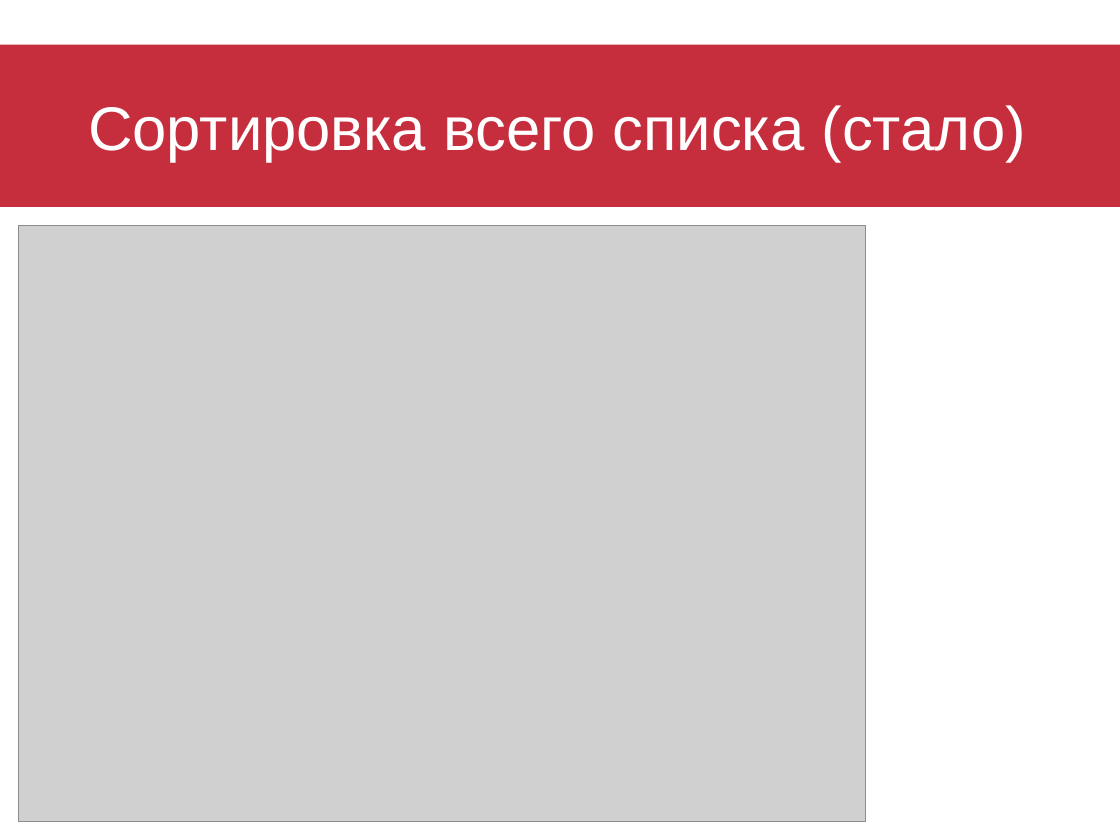
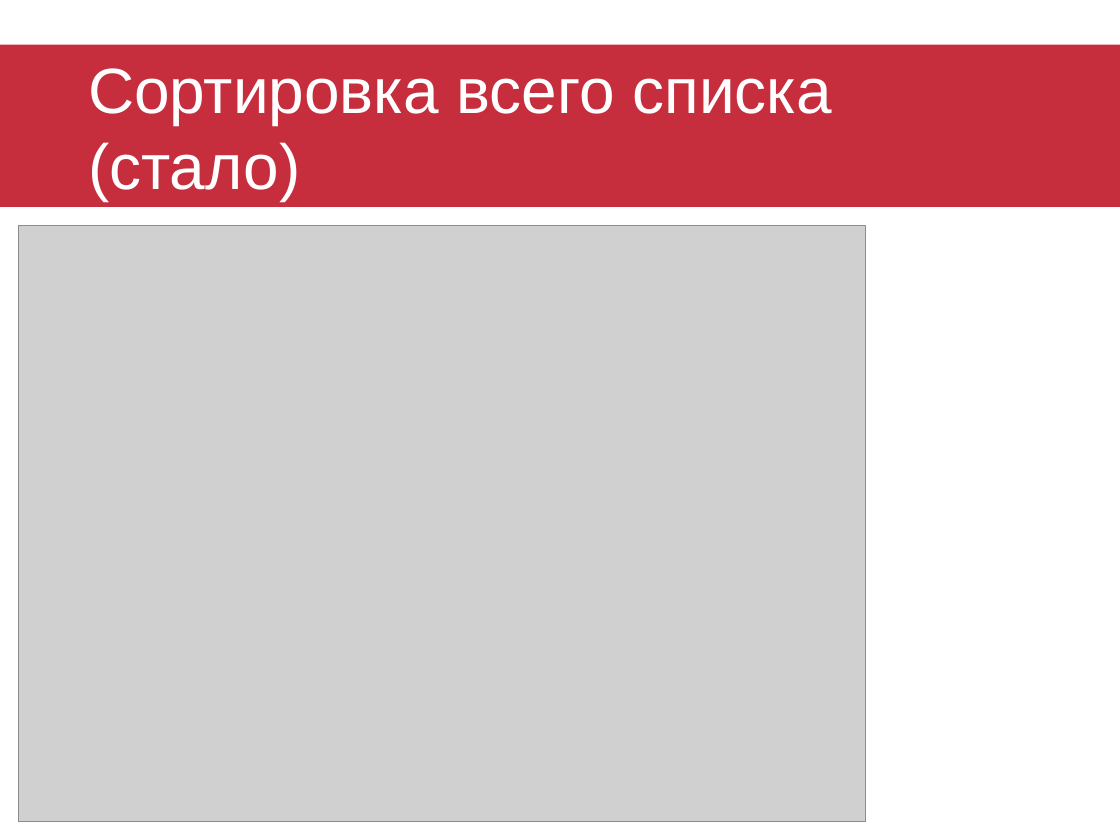
Before and after one commit to Ilyuska/IR_IAP, a slide deck: slide 11 of Презентация.pptx. Drawn at 1120x840 pixels with LibreOffice and Linux fonts; fonts in the diff are those of the drawing; grey boxes stand for pictures. Boxes give left, top, right and bottom in pixels: in the first picture for what was removed or moved away, otherwise in the second. Text is boxed around its words. In the diff, an @@ line names an element or a change of style, - is before the commit and + after.

```diff
--- a/Презентация.pptx
+++ b/Презентация.pptx
@@ title "Сортировка всего списка (стало)" at <box>88,68,832,201</box>: size 39.6 to 41.1 pt @@
```
Also in this commit, not shown: 6 other slides changed.
